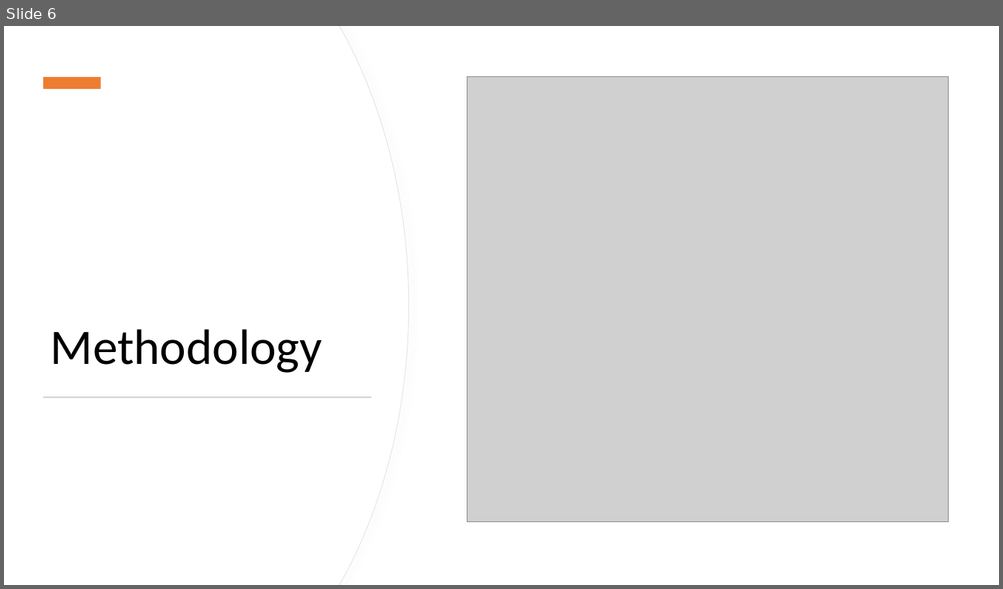
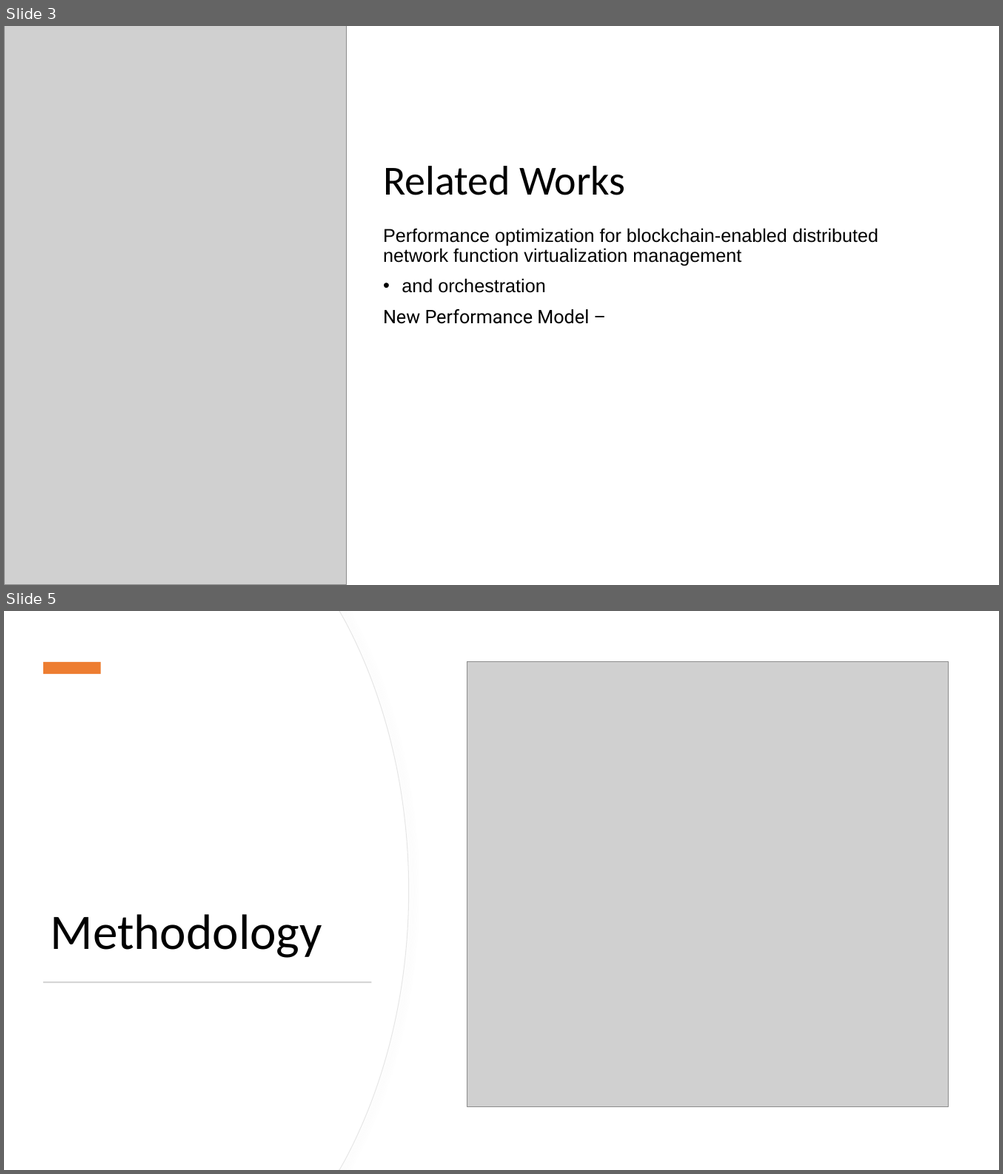
Before and after one commit to andrewqsmith/Block-Size-Optimization-for-VBASBS-Queueing-Model-for-Blockchain, a slide deck: Group Presentation.pptx. Shown one above the other, each under a label of ours: slide 6 before the commit, slides 3 and 5 after it; the slides between them are not shown. The pictures are 1003x589 and 1003x1174 pixels, drawn with LibreOffice and Linux fonts; fonts in the diff are those of the drawing; grey boxes stand for pictures. Boxes give left, top, right and bottom in pixels: in the first picture for what was removed or moved away, otherwise in the second. Text is boxed around its words. In the diff, an @@ line names an element or a change of style, - is before the commit and + after.

```diff
--- a/Group Presentation.pptx
+++ b/Group Presentation.pptx
@@ slide 3 added at <box>4,26,999,585</box>, background #FFFFFF @@
@@ picture added at <box>4,27,346,585</box> @@
@@ title added at <box>383,166,625,195</box>, 40 pt, text #000000 @@
+Related Works
@@ text added at <box>383,228,878,324</box>, 18 pt, text #000000 @@
+Performance optimization for blockchain-enabled distributed network function virtualization management
+• and orchestration
+New Performance Model –
@@ what was slide 6 is now slide 5 @@
```
Also in this commit, not shown: 2 slides changed, 3 other slides added, 5 slides removed.
